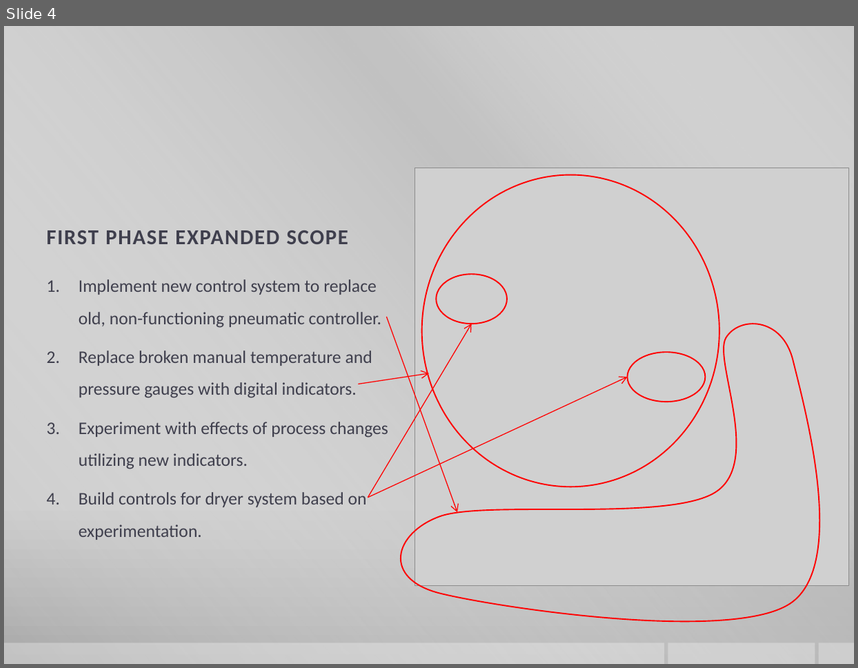
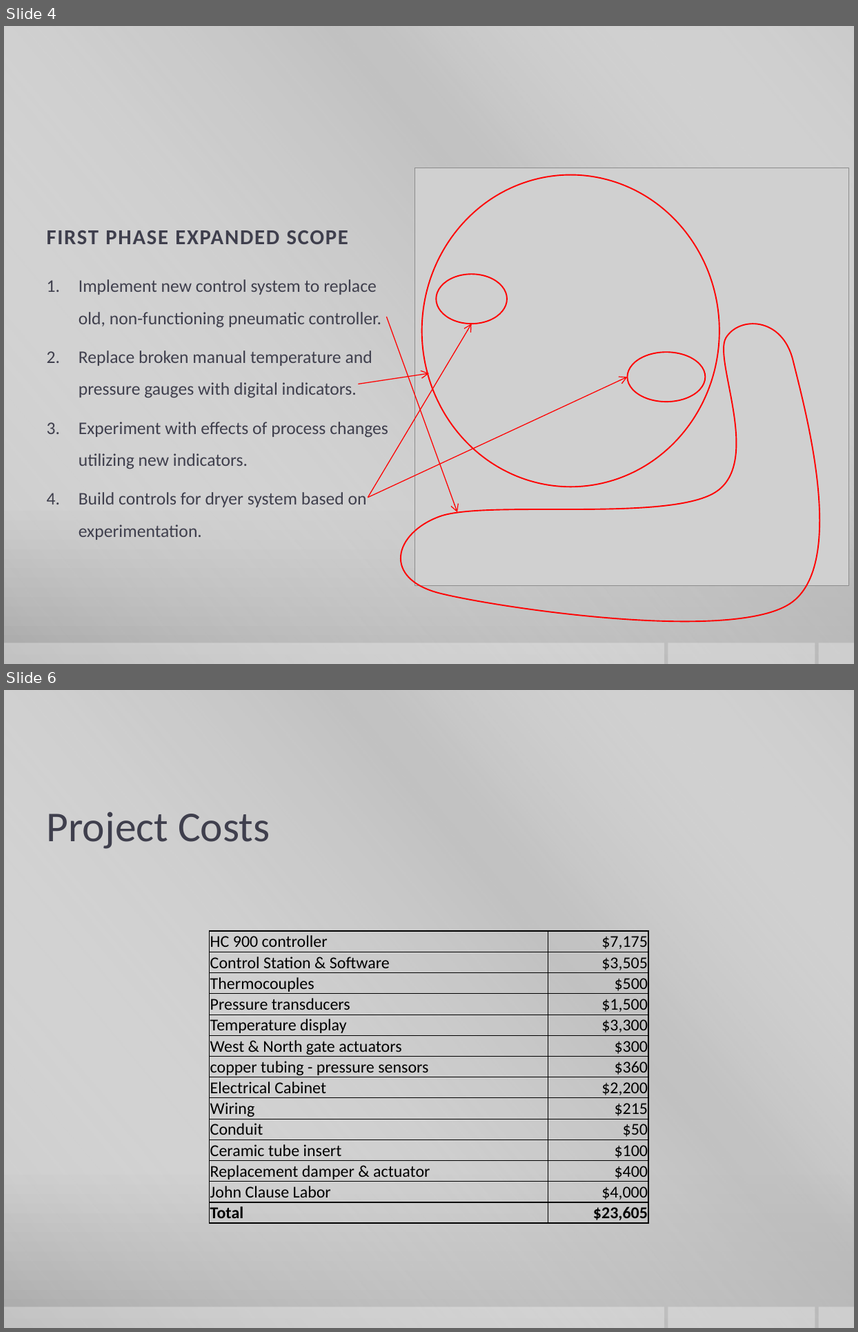
Before and after one commit to Bobby-Miller/RotaryKiln, a slide deck: Project Documents/Rotary Kiln Data Acquisition and Controls Upgrade.pptx. Shown one above the other, each under a label of ours: slide 4 before the commit, slides 4 and 6 after it; the slides between them are not shown. The pictures are 858x668 and 858x1332 pixels, drawn with LibreOffice and Linux fonts; fonts in the diff are those of the drawing; grey boxes stand for pictures; background and template pictures are left out. Boxes give left, top, right and bottom in pixels: in the first picture for what was removed or moved away, otherwise in the second. Text is boxed around its words. In the diff, an @@ line names an element or a change of style, - is before the commit and + after.

```diff
--- a/Project Documents/Rotary Kiln Data Acquisition and Controls Upgrade.pptx
+++ b/Project Documents/Rotary Kiln Data Acquisition and Controls Upgrade.pptx
@@ slide 6 added at [4,690,854,1328], background gradient #CBCBCB to #C8C8C8 to #A7A7A7; not listed: 4 template elements that a slide beside it also shows @@
@@ title added at [47,811,270,849], 36 pt, text #3F3F4D @@
+Project Costs
@@ table added at [210,931,649,1225], 14 rows, 2 columns @@
+HC 900 controller | $7,175
+Control Station & Software | $3,505
+Thermocouples | $500
+Pressure transducers | $1,500
+Temperature display | $3,300
+West & North gate actuators | $300
+copper tubing - pressure sensors | $360
+Electrical Cabinet | $2,200
+Wiring | $215
+Conduit | $50
+Ceramic tube insert | $100
+Replacement damper & actuator | $400
+John Clause Labor | $4,000
+Total | $23,605
```
Also in this commit, not shown: 1 slide changed, 3 other slides added, 1 slide removed, 1 other file.
